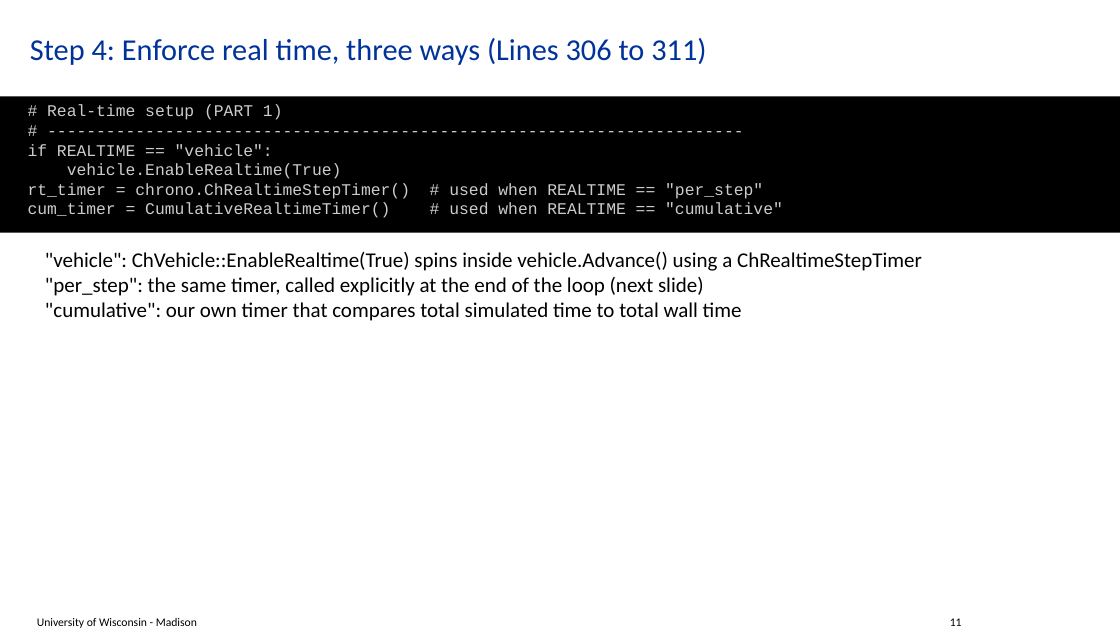
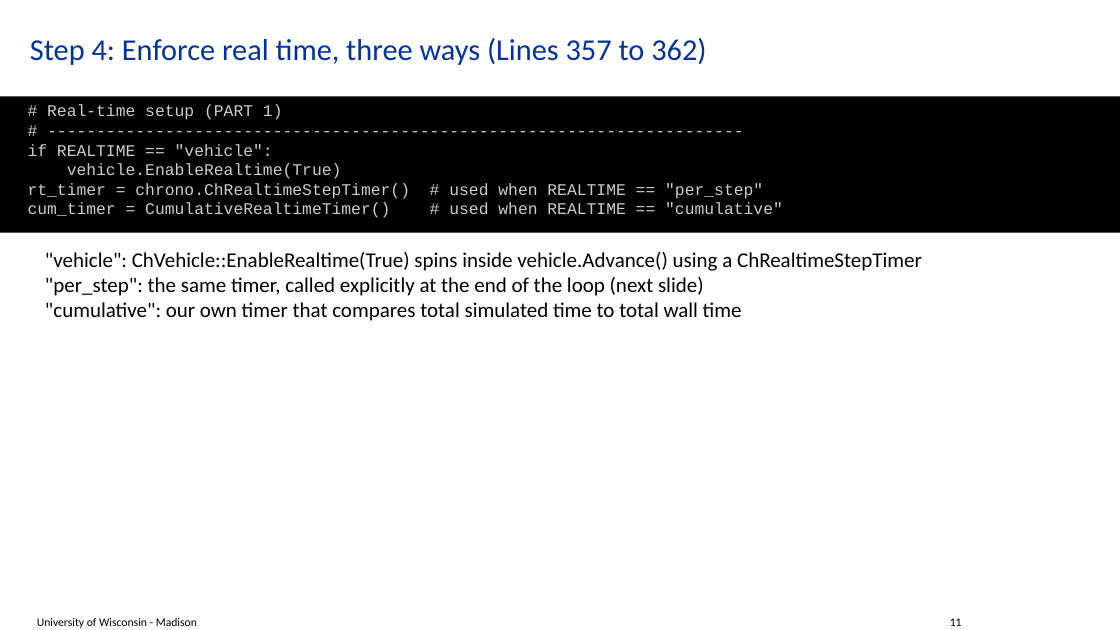
Before and after one commit to ksha23/chrono-hil-tutorial, a slide deck: slide 11 of tutorial_HIL_driver.pptx. Drawn at 1120x630 pixels with LibreOffice and Linux fonts; fonts in the diff are those of the drawing; background and template pictures are left out. Boxes give left, top, right and bottom in pixels: in the first picture for what was removed or moved away, otherwise in the second. Text is boxed around its words. In the diff, an @@ line names an element or a change of style, - is before the commit and + after.

```diff
--- a/tutorial_HIL_driver.pptx
+++ b/tutorial_HIL_driver.pptx
@@ title at [30,38,706,65]: text changed @@
-Step 4: Enforce real time, three ways (Lines 306 to 311)
+Step 4: Enforce real time, three ways (Lines 357 to 362)
```
Also in this commit, not shown: 8 other slides changed.
